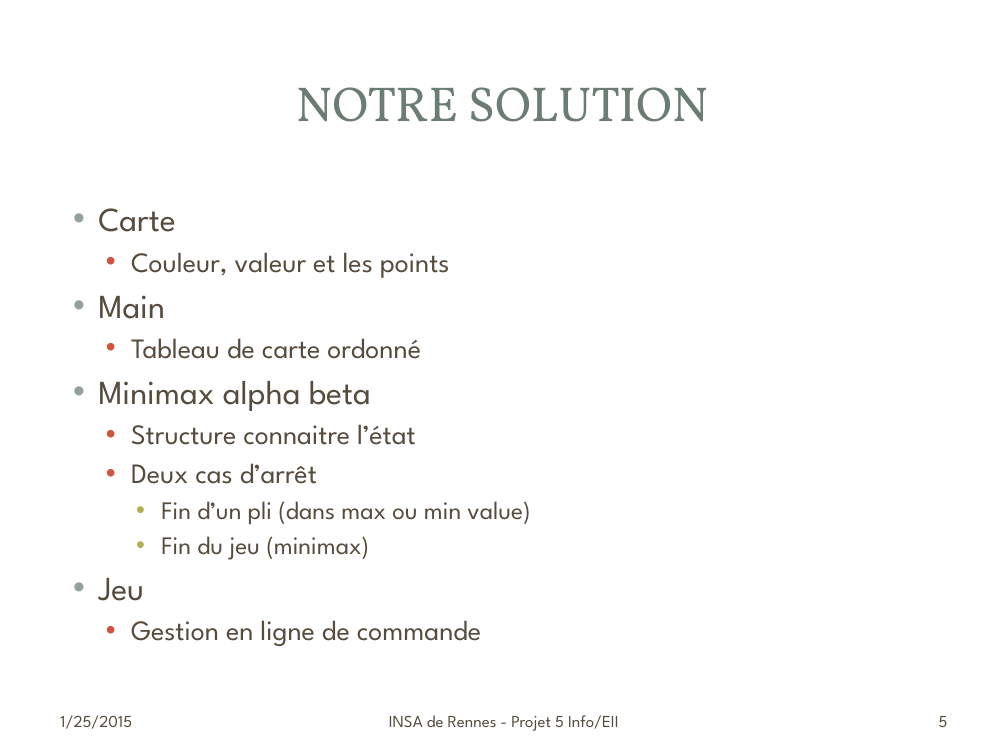
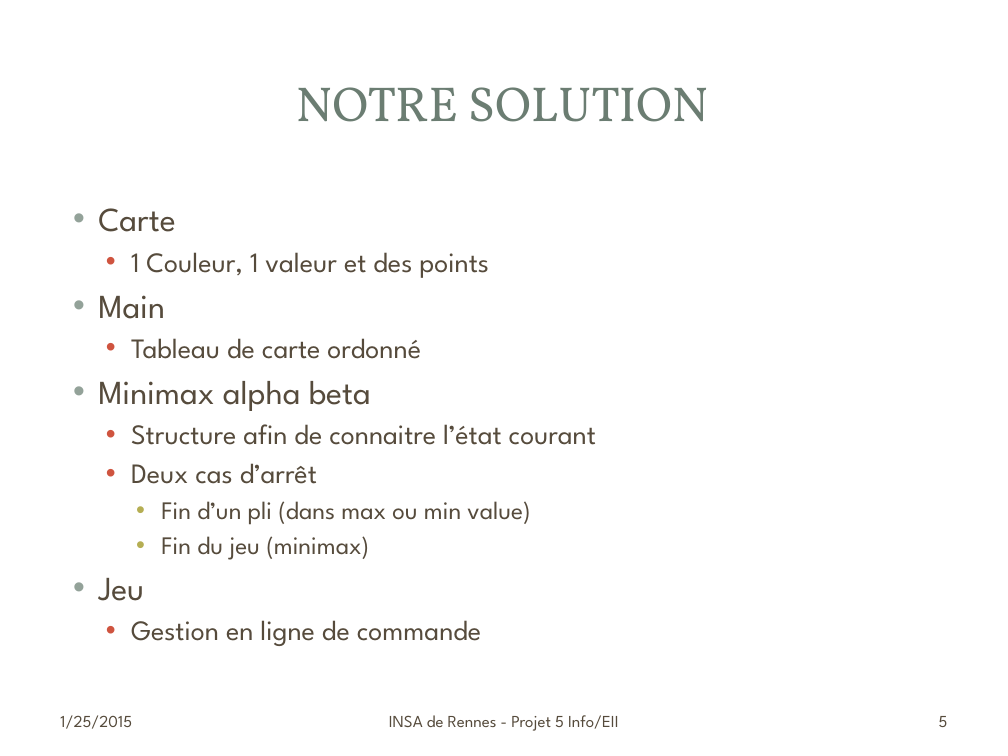
Before and after one commit to aurrelhebert/Projet_Belote, a slide deck: slide 5 of doc/presentation.pptx. Drawn at 1008x756 pixels with LibreOffice and Linux fonts; fonts in the diff are those of the drawing; background and template pictures are left out. Boxes give left, top, right and bottom in pixels: in the first picture for what was removed or moved away, otherwise in the second. Text is boxed around its words. In the diff, an @@ line names an element or a change of style, - is before the commit and + after.

```diff
--- a/doc/presentation.pptx
+++ b/doc/presentation.pptx
@@ text at box(131, 252, 489, 278): text changed @@
-  • Couleur, valeur et les points
+  • 1 Couleur, 1 valeur et des points
@@ text at box(131, 424, 596, 445): text changed @@
-  • Structure connaitre l’état
+  • Structure afin de connaitre l’état courant
```
Also in this commit, not shown: 3 other slides changed.
